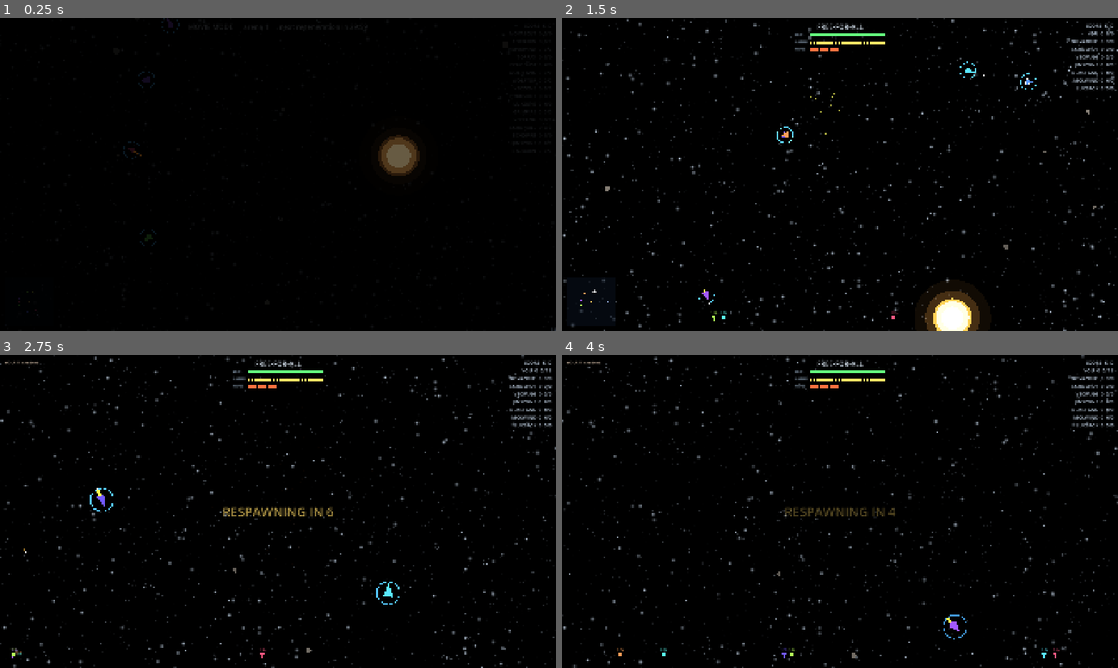
Above: before the commit, frames 1-4 (two rows, left to right).
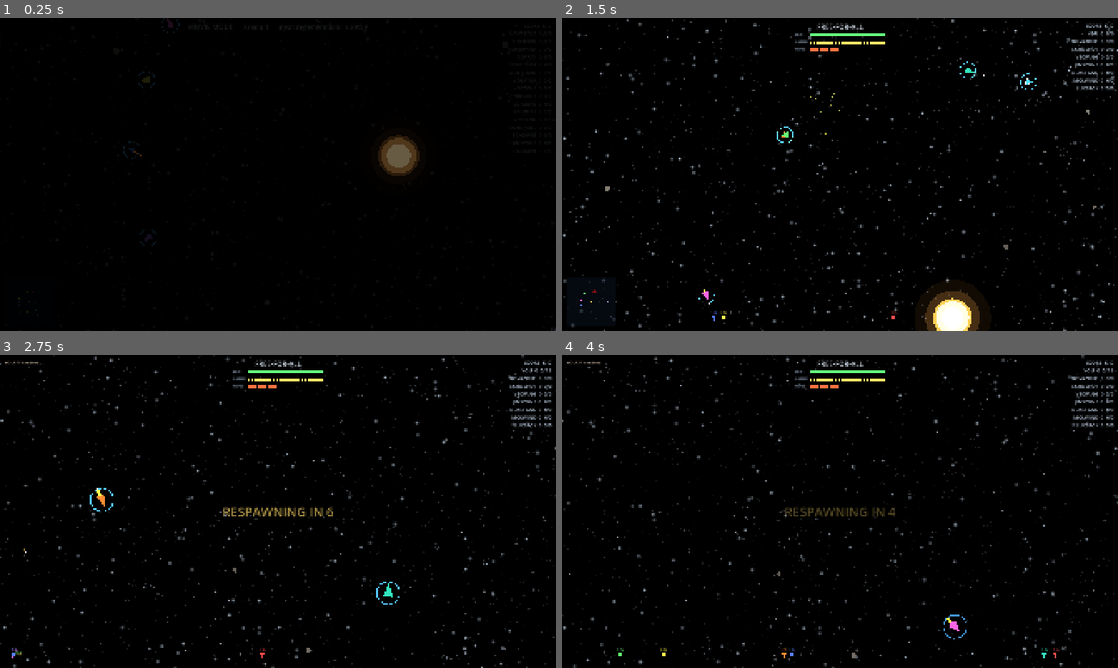
Above: after the commit, the same moments.

Repository: CryptoJones/XSpaceWar-AI
Game: Godot game, scene res://src/ui/main.tscn
Two runs of this game, one before a commit and one after it. Both use one fixed random seed, a clock stepped at 60 frames per second and the inputs below.
Inputs (mouse positions are in pixels of both pictures, inside the frame that each line leads up to):
- Up to frame 1 (0.25 s): no input
- Up to frame 2 (1.5 s): tap Enter at 0.5 s; move the mouse to (962, 158) at 0.52 s; hold D 0.53-1.25 s; tap Shift at 0.6 s; click (962, 158) at 0.67 s; tap Space at 0.77 s; click "PLAY — Skirmish vs AI" at 1.25 s
- Up to frame 3 (2.75 s): move the mouse to (166, 527) at 2.02 s; hold S from 2.03 s (still down); tap M at 2.1 s; tap Space at 2.27 s
- Up to frame 4 (4 s): move the mouse to (895, 442) at 2.77 s; release S at 2.78 s; hold D 2.78-3.53 s; hold Enter 2.78-3.53 s; move the mouse to (812, 574) at 3.52 s; hold W from 3.53 s (still down); tap P at 3.6 s; click (812, 574) at 3.67 s; tap Space at 3.77 s

The runs differ from the first frame. In frame 2, 0.1% of the frame differs, in the area x 3-85%, y 16-97%; in frame 3, 0.1%; in frame 4, 0.1%.

Commit message:
16 distinct FFA ship colors; own ship is dark red on the minimap
FFA rosters draw from a hand-picked 16-color palette assigned by
roster position (deterministic, identical on every peer and in
replays) instead of random hull-seed hues that could repeat. Team
battles keep team colors — there, matching IS the information. The
player's minimap dot is now always dark red with a matching ring.

Co-Authored-By: Claude Fable 5 <noreply@anthropic.com>

Diff:
--- a/src/net/net_client.gd
+++ b/src/net/net_client.gd
@@ -224,6 +224,7 @@
 		s.team = int(entry[1])
 		s.hull_seed = int(entry[2])
 		s.radius = cfg.ship_radius
+		s.palette_idx = world.ships.size()  # roster order matches the host
 		world.ships.append(s)
 		var pname := String(entry[3])
 		if pname != "":
--- a/src/render/world_view.gd
+++ b/src/render/world_view.gd
@@ -13,6 +13,28 @@
 	Color(1.00, 0.45, 0.35),   # red-orange
 	Color(0.55, 1.00, 0.50),   # green
 	Color(1.00, 0.85, 0.40),   # gold
+]
+
+## Sixteen hand-picked distinct colors for FFA rosters — one per ship by
+## roster position, identical on every peer. (Team mode keeps TEAM_COLORS:
+## there, matching colors ARE the information.)
+const PALETTE16: Array[Color] = [
+	Color(0.30, 0.90, 1.00),   # cyan
+	Color(1.00, 0.55, 0.20),   # orange
+	Color(0.40, 1.00, 0.45),   # green
+	Color(1.00, 0.40, 0.90),   # magenta
+	Color(1.00, 0.95, 0.30),   # yellow
+	Color(0.35, 0.50, 1.00),   # blue
+	Color(1.00, 0.30, 0.30),   # red
+	Color(0.20, 0.90, 0.75),   # teal
+	Color(0.65, 0.40, 1.00),   # purple
+	Color(0.75, 1.00, 0.30),   # lime
+	Color(1.00, 0.60, 0.65),   # pink
+	Color(0.55, 0.80, 1.00),   # sky
+	Color(1.00, 0.75, 0.45),   # amber
+	Color(0.60, 1.00, 0.80),   # mint
+	Color(0.80, 0.70, 1.00),   # lavender
+	Color(0.92, 0.92, 0.95),   # silver
 ]
 
 ## Local hull space: +X = facing, roughly ±19 units, scaled by radius/12.
@@ -530,7 +552,7 @@
 static func ship_color(s: SimShip) -> Color:
 	if s.team >= 0:
 		return TEAM_COLORS[s.team % TEAM_COLORS.size()]
-	return Color.from_hsv(float(s.hull_seed % 997) / 997.0, 0.65, 1.0)
+	return PALETTE16[s.palette_idx % PALETTE16.size()]
 
 ## Build a ship silhouette from its hull seed: a symmetric polygon — nose,
 ## optional shoulder, swept wingtip, inner tail, pointed-or-flat stern — in
--- a/src/sim/sim_ship.gd
+++ b/src/sim/sim_ship.gd
@@ -9,6 +9,7 @@
 var id: int = -1
 var team: int = -1                      ## -1 = free-for-all (no team)
 var hull_seed: int = 0                  ## drives procedural ship silhouette
+var palette_idx: int = 0                ## roster position -> distinct FFA color
 
 # --- Kinematic state ---
 var pos: Vector2 = Vector2.ZERO
--- a/src/sim/sim_world.gd
+++ b/src/sim/sim_world.gd
@@ -60,6 +60,7 @@
 	s.team = team
 	s.radius = config.ship_radius
 	s.hull_seed = rng.randi()
+	s.palette_idx = ships.size()
 	place_in_orbit(s)
 	ships.append(s)
 	return s
--- a/src/ui/hud.gd
+++ b/src/ui/hud.gd
@@ -250,8 +250,9 @@
 		var off_view := not _radar_in_view(mp, size)
 		mp = mp.clamp(Vector2(3, 3), size - Vector2(3, 3))
 		if s.id == session.human_ship_id:
-			_radar.draw_circle(mp, 3.0, Color.WHITE)
-			_radar.draw_arc(mp, 5.5, 0.0, TAU, 12, Color(1, 1, 1, 0.6), 1.0)
+			# YOUR ship is always DARK RED on the map — instantly findable.
+			_radar.draw_circle(mp, 3.2, Color(0.62, 0.07, 0.07))
+			_radar.draw_arc(mp, 5.5, 0.0, TAU, 12, Color(0.62, 0.07, 0.07, 0.75), 1.2)
 		else:
 			var c := WorldView.ship_color(s)
 			_radar.draw_circle(mp, 2.2, Color(c.r, c.g, c.b, 0.5 if off_view else 1.0))
--- a/tests/run_tests.gd
+++ b/tests/run_tests.gd
@@ -20,6 +20,7 @@
 	_test_ai_combat()
 	_test_match_flow()
 	_test_hazard_slider()
+	_test_ship_colors()
 	_test_team_spawns()
 	_test_sim_performance()
 	_test_hull_generation()
@@ -271,6 +272,15 @@
 			rocks2 += 1
 	_check("hazard: deterministic per seed", rocks2 == rocks1)
 
+func _test_ship_colors() -> void:
+	var s := GameSession.new()
+	s.start_skirmish(16, GameSession.Mode.FFA, BotController.Difficulty.ROOKIE)
+	var seen := {}
+	for ship in s.world.ships:
+		seen[WorldView.ship_color(ship)] = true
+	_check("colors: 16 FFA ships get 16 distinct colors", seen.size() == 16,
+		"distinct=%d" % seen.size())
+
 func _test_team_spawns() -> void:
 	var s := GameSession.new()
 	s.start_skirmish(8, GameSession.Mode.TEAM, BotController.Difficulty.ROOKIE)
